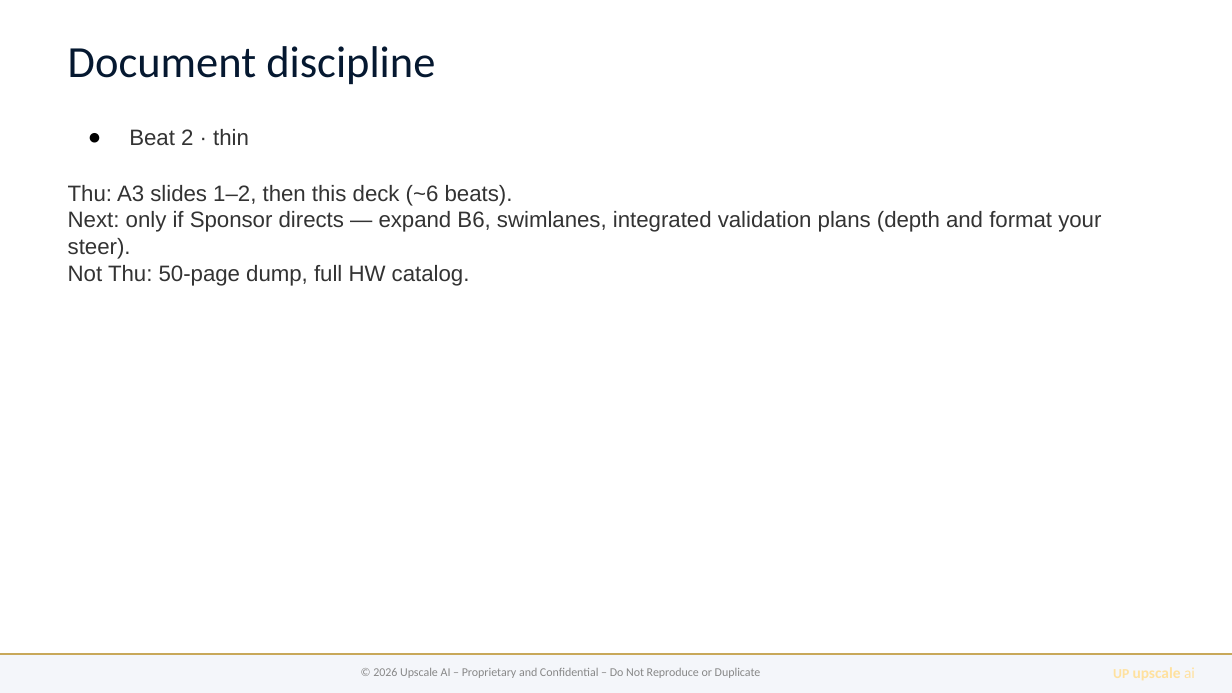
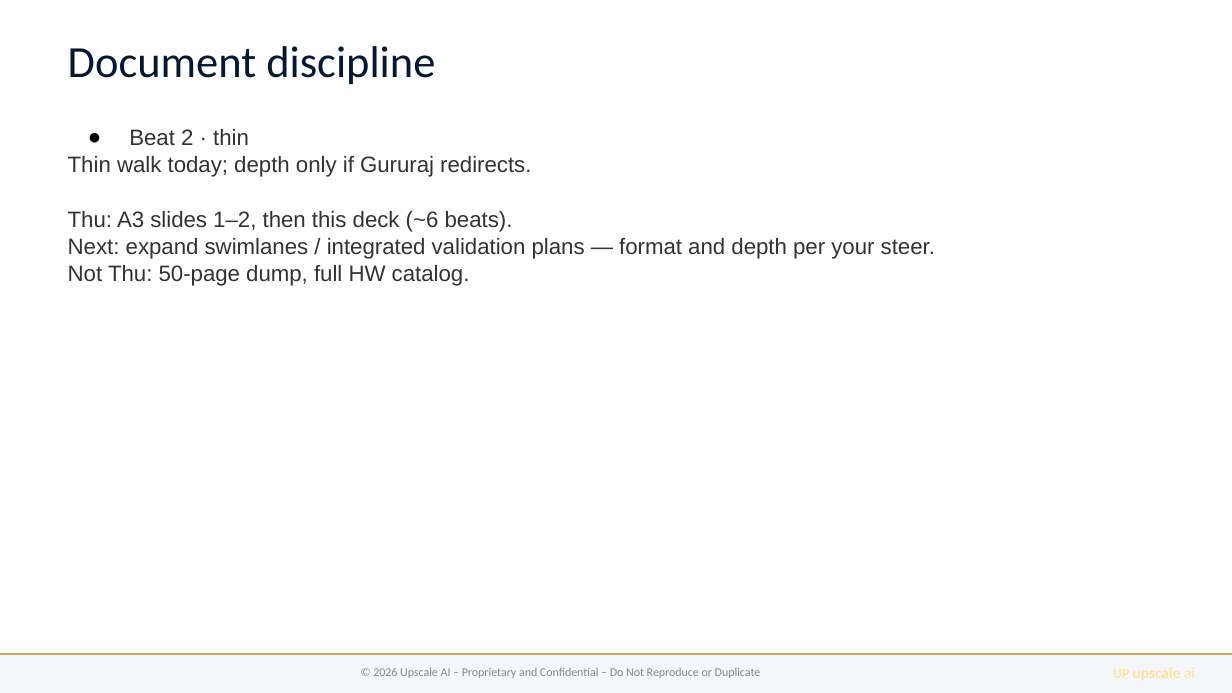
Before and after one commit to upscale-ai-network/agent-template, a slide deck: slide 3 of dt100/manager-arch-vision-b6.pptx. Drawn at 1232x693 pixels with LibreOffice and Linux fonts; fonts in the diff are those of the drawing. Boxes give left, top, right and bottom in pixels: in the first picture for what was removed or moved away, otherwise in the second. Text is boxed around its words. In the diff, an @@ line names an element or a change of style, - is before the commit and + after.

```diff
--- a/dt100/manager-arch-vision-b6.pptx
+++ b/dt100/manager-arch-vision-b6.pptx
@@ text at bbox=[68, 156, 531, 177]: paragraph added @@
+Thin walk today; depth only if Gururaj redirects.
@@ text at bbox=[68, 238, 935, 259]: text changed @@
-Next: only if Sponsor directs — expand B6, swimlanes, integrated validation plans (depth and format your steer).
+Next: expand swimlanes / integrated validation plans — format and depth per your steer.
```
Also in this commit, not shown: 8 other slides changed, 12 other files.
